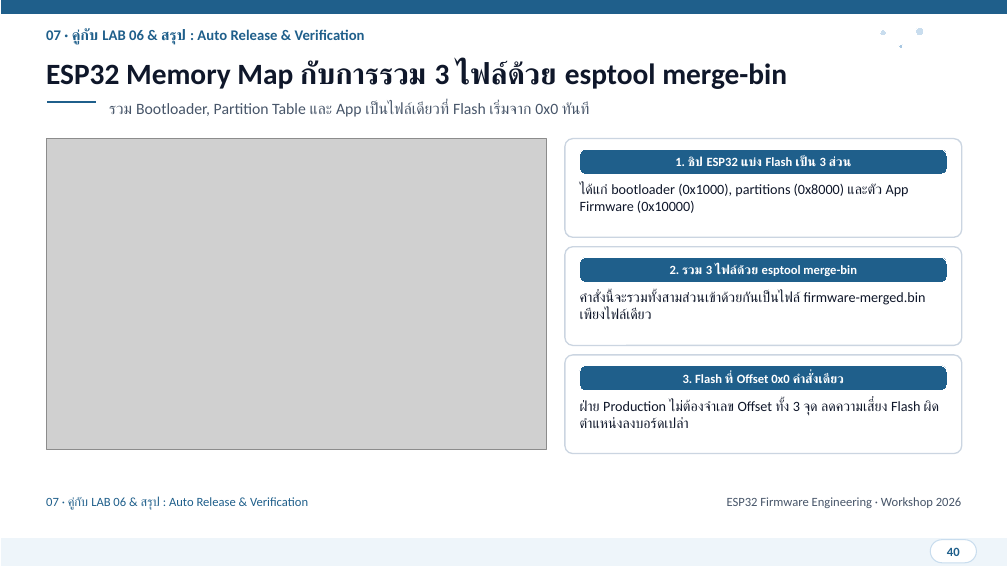
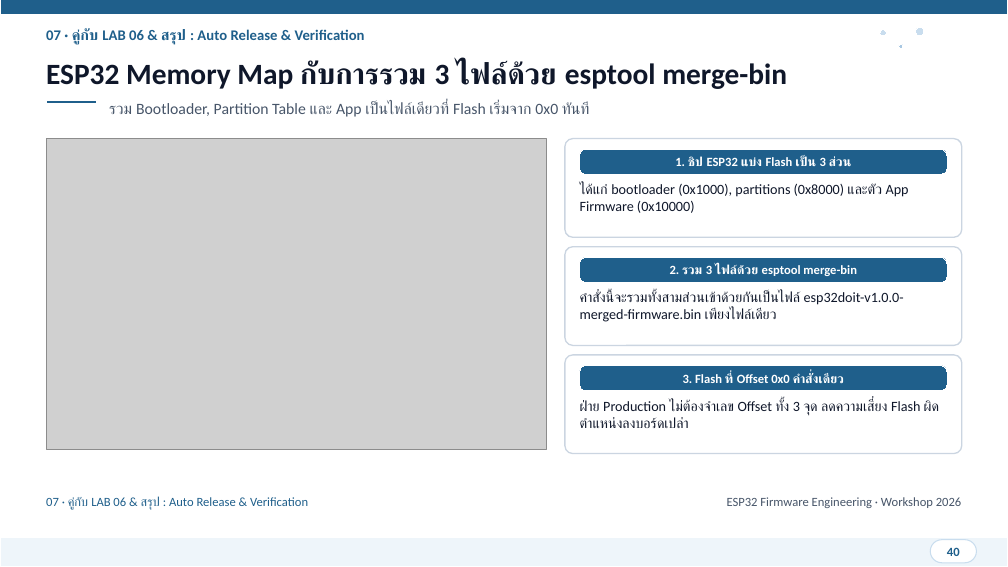
Before and after one commit to FreshmanMentor/git-practice, a slide deck: slide 40 of presentation/ESP32_Git_CICD_Workshop.pptx. Drawn at 1008x567 pixels with LibreOffice and Linux fonts; fonts in the diff are those of the drawing; grey boxes stand for pictures. Boxes give left, top, right and bottom in pixels: in the first picture for what was removed or moved away, otherwise in the second. Text is boxed around its words. In the diff, an @@ line names an element or a change of style, - is before the commit and + after.

```diff
--- a/presentation/ESP32_Git_CICD_Workshop.pptx
+++ b/presentation/ESP32_Git_CICD_Workshop.pptx
@@ text at box(580, 291, 904, 322): text changed @@
-คำสั่งนี้จะรวมทั้งสามส่วนเข้าด้วยกันเป็นไฟล์ firmware-merged.bin เพียงไฟล์เดียว
+คำสั่งนี้จะรวมทั้งสามส่วนเข้าด้วยกันเป็นไฟล์ esp32doit-v1.0.0-merged-firmware.bin เพียงไฟล์เดียว
```
Also in this commit, not shown: 4 other slides changed, 27 other files.
